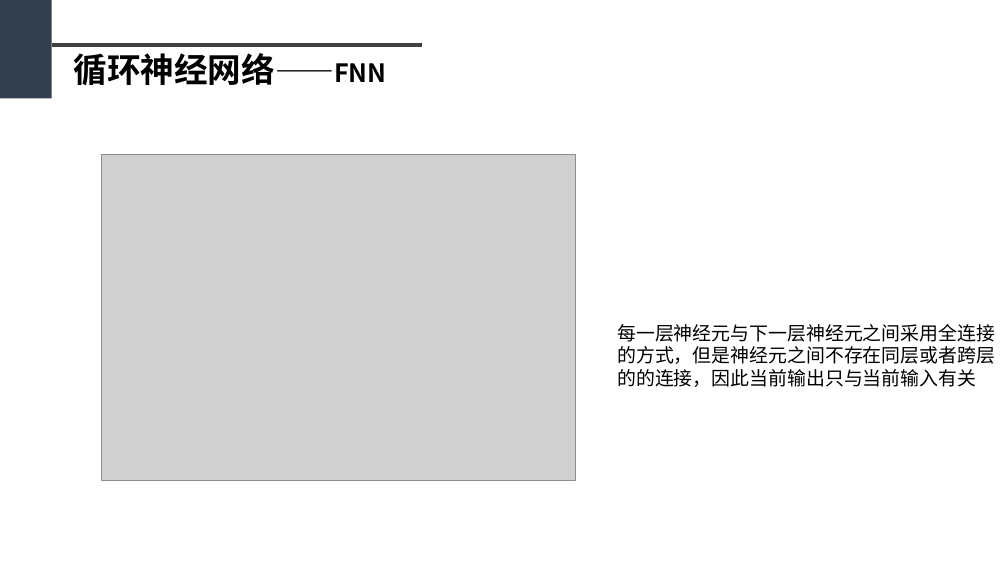
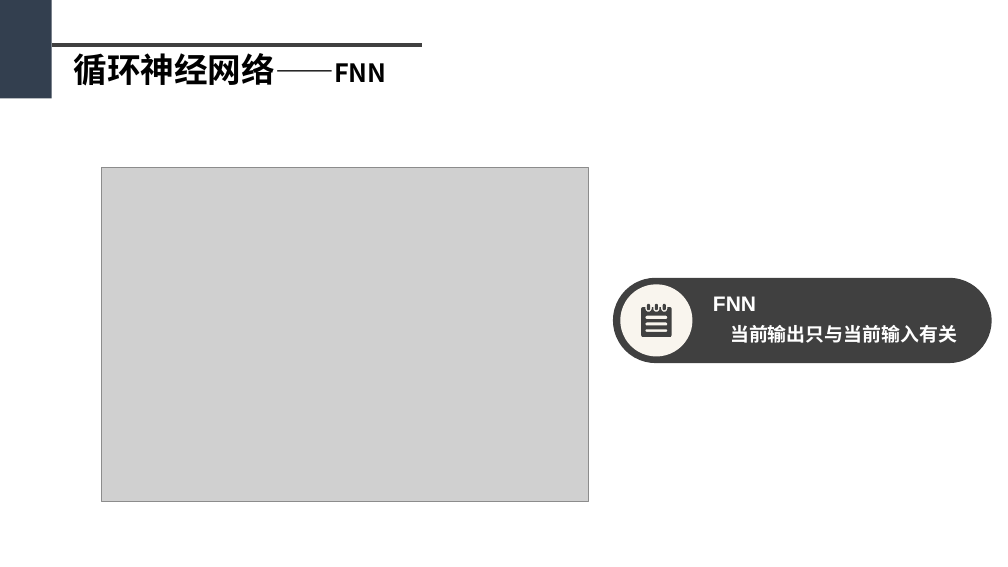
Before and after one commit to sfzhou5678/lstm, a slide deck: slide 8 of 毕业答辩PPT初稿1.pptx. Drawn at 1008x567 pixels with LibreOffice and Linux fonts; fonts in the diff are those of the drawing; grey boxes stand for pictures. Boxes give left, top, right and bottom in pixels: in the first picture for what was removed or moved away, otherwise in the second. Text is boxed around its words. In the diff, an @@ line names an element or a change of style, - is before the commit and + after.

```diff
--- a/毕业答辩PPT初稿1.pptx
+++ b/毕业答辩PPT初稿1.pptx
@@ picture: place and size @@
-picture at bbox=[101, 155, 575, 481]
+picture at bbox=[101, 167, 588, 501]
@@ group added at bbox=[613, 278, 992, 363]: 1 rounded rectangle, 1 ellipse, 1 freeform shape, 1 text @@
+FNN
+当前输出只与当前输入有关
@@ text removed at bbox=[617, 324, 995, 387] @@
-每一层神经元与下一层神经元之间采用全连接的方式，但是神经元之间不存在同层或者跨层的的连接，因此当前输出只与当前输入有关
```
Also in this commit, not shown: 12 other slides changed, 1 slide added, 4 other files.
